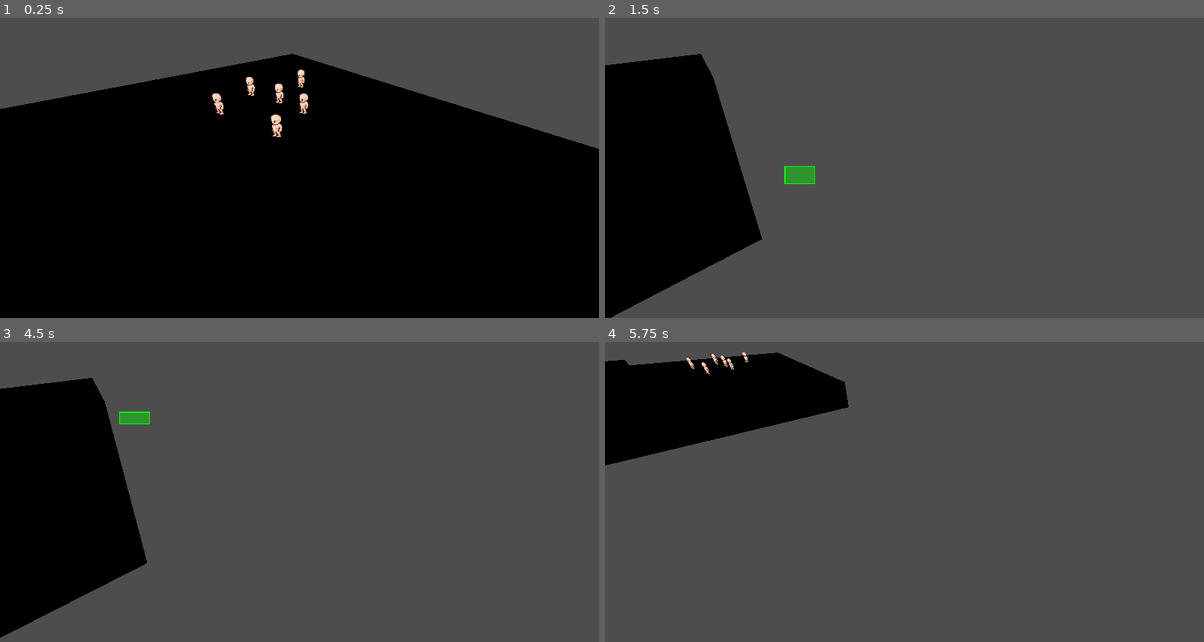
Above: before the commit, frames 1-4 (two rows, left to right).
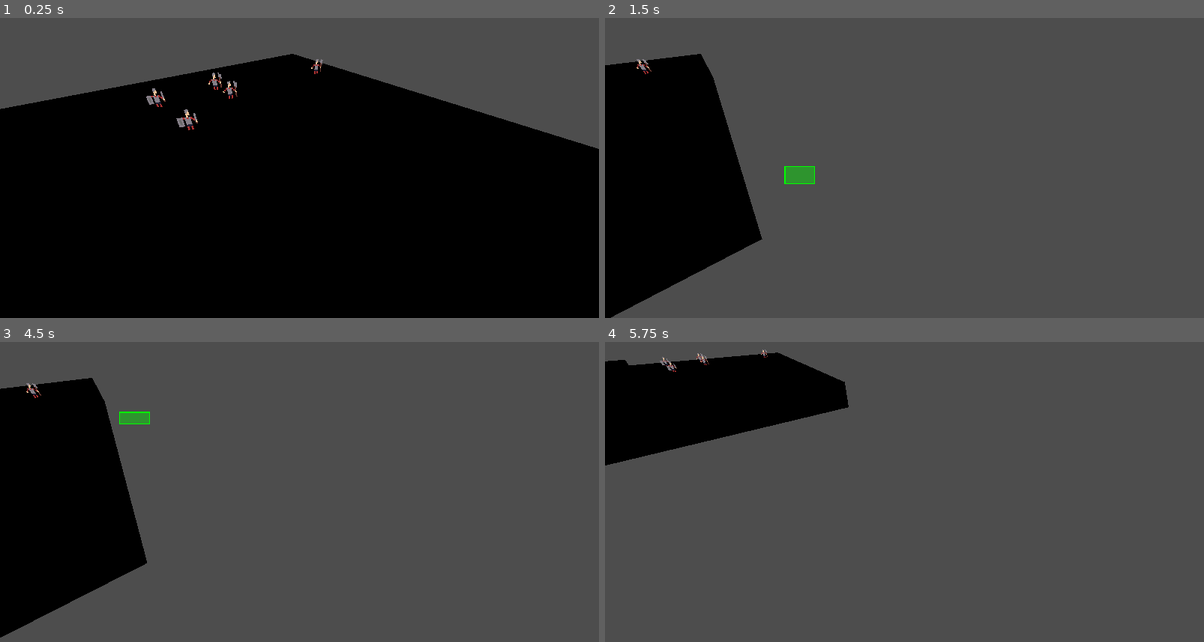
Above: after the commit, the same moments.

Repository: bragasap/gproject
Game: Godot game, scene res://test.tscn
The game is run twice, just before and just after one commit, with the same random seed, the same clock (stepped at 60 frames per second) and the same inputs.
Inputs (mouse positions are in pixels of both pictures, inside the frame that each line leads up to):
- Up to frame 1 (0.25 s): no input
- Up to frame 2 (1.5 s): move the mouse to (1036, 132) at 0.52 s; hold Right (ui_right) 0.53-1.25 s; click (1036, 132) at 0.67 s; drag from (784, 168) to (874, 216) at 1.27 s
- Up to frame 3 (4.5 s): move the mouse to (359, 399) at 2.02 s; hold Right (ui_right) 2.03-2.75 s; click (359, 399) at 2.17 s; drag from (269, 540) to (119, 423) at 2.77 s; move the mouse to (479, 525) at 3.52 s; hold Left (ui_left) 3.53-4.25 s; click (479, 525) at 3.67 s; drag from (119, 423) to (209, 390) at 4.27 s
- Up to frame 4 (5.75 s): move the mouse to (934, 474) at 5.02 s; hold Down (ui_down) from 5.03 s (still down); click (934, 474) at 5.17 s

The runs differ from the first frame. In frame 1, 0.9% of the frame differs, in the area x 24-54%, y 13-40%; in frame 2, less than 0.1%; in frame 3, less than 0.1%; in frame 4, 0.2%.

Commit message:
new basic sprites and animaton logic, will fix how I want it to look later

Diff:
--- a/dummy.tscn
+++ b/dummy.tscn
@@ -1,6 +1,6 @@
 [gd_scene format=3 uid="uid://bosc1km7wv8v"]
 
-[ext_resource type="Script" uid="uid://c8mmy58mx3l3n" path="res://basescripts/unit.gd" id="1_gtj52"]
+[ext_resource type="Script" uid="uid://c8mmy58mx3l3n" path="res://units/scripts/unit.gd" id="1_gtj52"]
 
 [sub_resource type="BoxMesh" id="BoxMesh_xmspm"]
 
--- a/test.tscn
+++ b/test.tscn
@@ -1,8 +1,9 @@
 [gd_scene format=3 uid="uid://b6vf1aji6dy38"]
 
-[ext_resource type="PackedScene" uid="uid://mgp02mkor0at" path="res://units/order/unit.tscn" id="1_37kl0"]
 [ext_resource type="PackedScene" uid="uid://ckudr8chj1kgo" path="res://player.tscn" id="2_8uh7m"]
 [ext_resource type="PackedScene" uid="uid://cepo51wy5ut1l" path="res://buildings/order/building.tscn" id="3_6uqi0"]
+[ext_resource type="PackedScene" uid="uid://dmihlktrffnsu" path="res://units/order/pikeman.tscn" id="4_ppyta"]
+[ext_resource type="PackedScene" uid="uid://cv6nd3mxh65l5" path="res://units/order/swordman.tscn" id="4_ykrsh"]
 
 [sub_resource type="NavigationMesh" id="NavigationMesh_37kl0"]
 vertices = PackedVector3Array(-4.5, 0.26236486, -4.5, -4.5, 0.26236486, 4.5, 4.5, 0.26236486, 4.5, 4.5, 0.26236486, -4.5)
@@ -17,26 +18,6 @@
 albedo_color = Color(0.1148968, 0.11489681, 0.1148968, 1)
 
 [node name="Test" type="Node3D" unique_id=1897950056]
-
-[node name="unit7" parent="." unique_id=562985554 instance=ExtResource("1_37kl0")]
-transform = Transform3D(1, 0, 0, 0, 1, 0, 0, 0, 1, 1.7189229, 0.03575495, -1.1778064)
-
-[node name="unit8" parent="." unique_id=1721048492 instance=ExtResource("1_37kl0")]
-transform = Transform3D(1, 0, 0, 0, 1, 0, 0, 0, 1, 0.91506386, -0.046022236, -0.09639406)
-
-[node name="unit9" parent="." unique_id=449320740 instance=ExtResource("1_37kl0")]
-transform = Transform3D(1, 0, 0, 0, 1, 0, 0, 0, 1, 0.4312446, 0.035755068, -1.5059831)
-maxHealth = 30.0
-
-[node name="unit5" parent="." unique_id=46743672 instance=ExtResource("1_37kl0")]
-transform = Transform3D(1, 0, 0, 0, 1, 0, 0, 0, 1, 2.6909564, 0.058766067, -1.5971729)
-
-[node name="unit4" parent="." unique_id=1208632795 instance=ExtResource("1_37kl0")]
-transform = Transform3D(1, 0, 0, 0, 1, 0, 0, 0, 1, 1.8870975, -0.023011118, -0.51576054)
-
-[node name="unit6" parent="." unique_id=400875902 instance=ExtResource("1_37kl0")]
-transform = Transform3D(1, 0, 0, 0, 1, 0, 0, 0, 1, 1.4032784, 0.058766186, -1.9253497)
-maxHealth = 30.0
 
 [node name="NavigationRegion3D" type="NavigationRegion3D" parent="." unique_id=1883380005]
 navigation_mesh = SubResource("NavigationMesh_37kl0")
@@ -61,7 +42,18 @@
 [node name="player" parent="." unique_id=1666066983 instance=ExtResource("2_8uh7m")]
 transform = Transform3D(1, 0, 0, 0, 1, 0, 0, 0, 1, -0.8771783, 1.9747307, 2.805)
 
-[node name="unit10" parent="." unique_id=418823259 instance=ExtResource("1_37kl0")]
-transform = Transform3D(1, 0, 0, 0, 1, 0, 0, 0, 1, -3.7033978, 0.058766186, -1.8332896)
-maxHealth = 30.0
+[node name="pikeman" parent="." unique_id=562985554 instance=ExtResource("4_ppyta")]
+transform = Transform3D(1, 0, 0, 0, 1, 0, 0, 0, 1, 0.9328413, 0.06603107, -2.1106439)
+
+[node name="pikeman2" parent="." unique_id=1779343230 instance=ExtResource("4_ppyta")]
+transform = Transform3D(1, 0, 0, 0, 1, 0, 0, 0, 1, 0.81924105, 0.13206214, -2.707864)
+
+[node name="pikeman3" parent="." unique_id=1802557752 instance=ExtResource("4_ppyta")]
+transform = Transform3D(1, 0, 0, 0, 1, 0, 0, 0, 1, 3.653821, 0.13206214, -2.0933192)
 faction = 2
+
+[node name="swordsman" parent="." unique_id=1054052889 instance=ExtResource("4_ykrsh")]
+transform = Transform3D(1, 0, 0, 0, 1, 0, 0, 0, 1, -0.25622916, 0.06603107, -1.2948337)
+
+[node name="swordsman2" parent="." unique_id=665346546 instance=ExtResource("4_ykrsh")]
+transform = Transform3D(1, 0, 0, 0, 1, 0, 0, 0, 1, -0.5124583, 0.13206214, -2.5896673)
--- /dev/null
+++ b/units/order/pikeman.tscn
@@ -0,0 +1,59 @@
+[gd_scene format=3 uid="uid://dmihlktrffnsu"]
+
+[ext_resource type="Script" uid="uid://c8mmy58mx3l3n" path="res://units/scripts/unit.gd" id="1_def8f"]
+[ext_resource type="Script" uid="uid://cw6hkt71fhhc8" path="res://units/scripts/combat.gd" id="2_6ew5d"]
+[ext_resource type="Script" uid="uid://dlc3tb75wno7i" path="res://units/scripts/basicanimator.gd" id="2_def8f"]
+[ext_resource type="Script" uid="uid://jrjlry6qobii" path="res://units/scripts/movement.gd" id="4_pilio"]
+[ext_resource type="Texture2D" uid="uid://r2vvqocwdws8" path="res://sprites/pikeman.png" id="5_a36rw"]
+[ext_resource type="Texture2D" uid="uid://ck3t5bweaw4ax" path="res://sprites/selector.png" id="6_n5q4u"]
+
+[sub_resource type="BoxShape3D" id="BoxShape3D_a202f"]
+size = Vector3(0.2975769, 0.47547913, 0.29101563)
+
+[sub_resource type="CylinderShape3D" id="CylinderShape3D_1sk4h"]
+height = 0.5
+radius = 1.0
+
+[node name="pikeman" type="CharacterBody3D" unique_id=562985554]
+collision_layer = 3
+collision_mask = 3
+script = ExtResource("1_def8f")
+maxHealth = 50.0
+damage = 10.0
+
+[node name="animator" type="Node" parent="." unique_id=701874025]
+script = ExtResource("2_def8f")
+
+[node name="combat" type="Node" parent="." unique_id=596114183]
+script = ExtResource("2_6ew5d")
+
+[node name="movement" type="Node" parent="." unique_id=34622256]
+script = ExtResource("4_pilio")
+
+[node name="CollisionShape3D" type="CollisionShape3D" parent="." unique_id=211941461]
+transform = Transform3D(1, 0, 0, 0, 1, 0, 0, 0, 1, -0.0043792725, 0.025367737, -0.018554688)
+shape = SubResource("BoxShape3D_a202f")
+
+[node name="NavigationAgent3D" type="NavigationAgent3D" parent="." unique_id=1082848018]
+path_desired_distance = 0.1
+target_desired_distance = 0.1
+avoidance_enabled = true
+radius = 0.2
+
+[node name="AttackRange" type="Area3D" parent="." unique_id=988537805]
+
+[node name="CollisionShape3D" type="CollisionShape3D" parent="AttackRange" unique_id=1169136827]
+shape = SubResource("CylinderShape3D_1sk4h")
+
+[node name="selector" type="Sprite3D" parent="." unique_id=372400759]
+transform = Transform3D(0.25, 0, 0, 0, -1.0927847e-08, 0.25, 0, -0.25, -1.0927847e-08, 0, -0.2, 0)
+visible = false
+texture = ExtResource("6_n5q4u")
+
+[node name="Sprite3D" type="Sprite3D" parent="." unique_id=488540348]
+transform = Transform3D(3.048871, 0, -0.44935015, 0, 3.7958276, 0, 1.5335557, 0, 0.89335567, 0, 0, 0)
+texture_filter = 0
+texture = ExtResource("5_a36rw")
+
+[connection signal="body_entered" from="AttackRange" to="combat" method="_on_attack_range_body_entered"]
+[connection signal="body_exited" from="AttackRange" to="combat" method="_on_attack_range_body_exited"]
--- /dev/null
+++ b/units/order/swordman.tscn
@@ -0,0 +1,59 @@
+[gd_scene format=3 uid="uid://cv6nd3mxh65l5"]
+
+[ext_resource type="Script" uid="uid://c8mmy58mx3l3n" path="res://units/scripts/unit.gd" id="1_6eshb"]
+[ext_resource type="Script" uid="uid://dlc3tb75wno7i" path="res://units/scripts/basicanimator.gd" id="2_2371a"]
+[ext_resource type="Script" uid="uid://cw6hkt71fhhc8" path="res://units/scripts/combat.gd" id="3_37qqf"]
+[ext_resource type="Script" uid="uid://jrjlry6qobii" path="res://units/scripts/movement.gd" id="4_85y7w"]
+[ext_resource type="Texture2D" uid="uid://ck3t5bweaw4ax" path="res://sprites/selector.png" id="5_cr5oi"]
+[ext_resource type="Texture2D" uid="uid://db0g3vcgxdq62" path="res://sprites/swordsman.png" id="6_6eshb"]
+
+[sub_resource type="BoxShape3D" id="BoxShape3D_a202f"]
+size = Vector3(0.2975769, 0.47547913, 0.29101563)
+
+[sub_resource type="CylinderShape3D" id="CylinderShape3D_1sk4h"]
+height = 0.5
+radius = 1.0
+
+[node name="swordsman" type="CharacterBody3D" unique_id=562985554]
+collision_layer = 3
+collision_mask = 3
+script = ExtResource("1_6eshb")
+maxHealth = 50.0
+damage = 10.0
+
+[node name="animator" type="Node" parent="." unique_id=701874025]
+script = ExtResource("2_2371a")
+
+[node name="combat" type="Node" parent="." unique_id=596114183]
+script = ExtResource("3_37qqf")
+
+[node name="movement" type="Node" parent="." unique_id=34622256]
+script = ExtResource("4_85y7w")
+
+[node name="CollisionShape3D" type="CollisionShape3D" parent="." unique_id=211941461]
+transform = Transform3D(1, 0, 0, 0, 1, 0, 0, 0, 1, -0.0043792725, 0.025367737, -0.018554688)
+shape = SubResource("BoxShape3D_a202f")
+
+[node name="NavigationAgent3D" type="NavigationAgent3D" parent="." unique_id=1082848018]
+path_desired_distance = 0.1
+target_desired_distance = 0.1
+avoidance_enabled = true
+radius = 0.2
+
+[node name="AttackRange" type="Area3D" parent="." unique_id=988537805]
+
+[node name="CollisionShape3D" type="CollisionShape3D" parent="AttackRange" unique_id=1169136827]
+shape = SubResource("CylinderShape3D_1sk4h")
+
+[node name="selector" type="Sprite3D" parent="." unique_id=372400759]
+transform = Transform3D(0.25, 0, 0, 0, -1.0927847e-08, 0.25, 0, -0.25, -1.0927847e-08, 0, -0.2, 0)
+visible = false
+texture = ExtResource("5_cr5oi")
+
+[node name="Sprite3D" type="Sprite3D" parent="." unique_id=488540348]
+transform = Transform3D(3.048871, 0, -0.44935015, 0, 3.7958276, 0, 1.5335557, 0, 0.89335567, 0, 0, 0)
+texture_filter = 0
+texture = ExtResource("6_6eshb")
+
+[connection signal="body_entered" from="AttackRange" to="combat" method="_on_attack_range_body_entered"]
+[connection signal="body_exited" from="AttackRange" to="combat" method="_on_attack_range_body_exited"]
--- a/units/order/unit.tscn
+++ b/units/order/unit.tscn
@@ -1,10 +1,10 @@
 [gd_scene format=3 uid="uid://mgp02mkor0at"]
 
 [ext_resource type="Texture2D" uid="uid://bu7qae08t14ds" path="res://sprites/character-spritesheet.png" id="1_a202f"]
-[ext_resource type="Script" uid="uid://c8mmy58mx3l3n" path="res://basescripts/unit.gd" id="1_ctwoc"]
-[ext_resource type="Script" uid="uid://bntclawtsl6er" path="res://basescripts/animator.gd" id="2_1sk4h"]
-[ext_resource type="Script" uid="uid://jrjlry6qobii" path="res://basescripts/movement.gd" id="2_5wnup"]
-[ext_resource type="Script" uid="uid://cw6hkt71fhhc8" path="res://basescripts/combat.gd" id="2_baxm0"]
+[ext_resource type="Script" uid="uid://c8mmy58mx3l3n" path="res://units/scripts/unit.gd" id="1_ctwoc"]
+[ext_resource type="Script" uid="uid://bntclawtsl6er" path="res://units/scripts/animator.gd" id="2_1sk4h"]
+[ext_resource type="Script" uid="uid://jrjlry6qobii" path="res://units/scripts/movement.gd" id="2_5wnup"]
+[ext_resource type="Script" uid="uid://cw6hkt71fhhc8" path="res://units/scripts/combat.gd" id="2_baxm0"]
 [ext_resource type="Texture2D" uid="uid://ck3t5bweaw4ax" path="res://sprites/selector.png" id="6_baxm0"]
 
 [sub_resource type="Animation" id="Animation_a0tk4"]
--- /dev/null
+++ b/units/scripts/basicanimator.gd
@@ -0,0 +1,43 @@
+extends Node
+@onready var comb=$"../combat"
+@onready var mov =$"../movement"
+@onready var sprite = $"../Sprite3D"
+var flash_time := 0.0
+var flash_duration := 0.5
+var flashing := false
+var attacking := false
+var attack_time := 0.0
+var attack_duration := 1.0
+var start_y := 0.0
+var time := 0.0
+var amplitude := 0.01 # how high it moves
+var speed := 20      # how fast it bounces
+
+func start_flash():
+	flash_time = 0.0
+	flashing = true
+func start_attack():
+	attack_time = 0.0
+	attacking = true
+func _process(delta):
+
+	if get_parent().velocity.x < 0:
+		sprite.flip_h = true
+	else:
+		sprite.flip_h = false
+	if get_parent().velocity !=Vector3(0,0,0):
+		time += delta
+		sprite.position.y = start_y + sin(time * speed) * amplitude
+	if flashing:
+		flash_time += delta
+		var t = flash_time / flash_duration
+		sprite.modulate = Color(1, 0, 0).lerp(Color(1, 1, 1), t)
+		if flash_time >= flash_duration:
+			sprite.modulate = Color(1, 1, 1)
+			flashing = false
+	if attacking:
+		attack_time += delta
+		var t2 = attack_time / attack_duration
+		sprite.rotation_degrees.z = lerp(-30, 0, t2)
+		if attack_time >= attack_duration:
+			attacking = false
--- a/basescripts/combat.gd
+++ b/units/scripts/combat.gd
@@ -21,6 +21,7 @@
 	closest = get_closest()
 	#idk if I need to do this but uh better safe then sorry
 	if(is_instance_valid(body)):
+		animationController.start_attack()
 		body.hit(get_parent().damage,get_parent().apValue)
 		if (body.health<=0):
 			body.kill()
--- /dev/null
+++ b/units/scripts/shaders/hit.gdshader
@@ -0,0 +1,10 @@
+shader_type canvas_item;
+
+uniform vec4 flash_color : source_color;
+uniform float flash_value : hint_range(0.0, 1.0, 0.1);
+
+void fragment() {
+	vec4 texture_color = texture(TEXTURE, UV);
+	COLOR = mix(texture_color, flash_color, flash_value);
+	COLOR.a = texture_color.a;
+}
--- a/basescripts/unit.gd
+++ b/units/scripts/unit.gd
@@ -13,7 +13,7 @@
 ##will be used as an array of ints for friendly, if not in the list assumed hostile
 @export var friendly:Array
 ##this is causing issue fix later, its assume what cam to use due to becoming a packed scene
-
+@onready var animator = get_node("animator")
 @onready var cam: Camera3D = $"../player/Camera3D"
 func _ready() -> void:
 	add_to_group("team_%d" % faction)
@@ -34,6 +34,7 @@
 	#print(global_transform)
 func hit(x:float,_y:int):
 	health = health - x
+	animator.start_flash()
 func setMaxHealth(x:float):
 	maxHealth = x
 func setArmor(x:int):
--- a/units/undead/zombie.tscn
+++ b/units/undead/zombie.tscn
@@ -1,9 +1,9 @@
 [gd_scene format=3 uid="uid://dfnfbej3bpd7l"]
 
-[ext_resource type="Script" uid="uid://c8mmy58mx3l3n" path="res://basescripts/unit.gd" id="1_lnshm"]
-[ext_resource type="Script" uid="uid://cw6hkt71fhhc8" path="res://basescripts/combat.gd" id="2_x5rsa"]
-[ext_resource type="Script" uid="uid://bntclawtsl6er" path="res://basescripts/animator.gd" id="3_ogcpr"]
-[ext_resource type="Script" uid="uid://jrjlry6qobii" path="res://basescripts/movement.gd" id="4_i82o5"]
+[ext_resource type="Script" uid="uid://c8mmy58mx3l3n" path="res://units/scripts/unit.gd" id="1_lnshm"]
+[ext_resource type="Script" uid="uid://cw6hkt71fhhc8" path="res://units/scripts/combat.gd" id="2_x5rsa"]
+[ext_resource type="Script" uid="uid://bntclawtsl6er" path="res://units/scripts/animator.gd" id="3_ogcpr"]
+[ext_resource type="Script" uid="uid://jrjlry6qobii" path="res://units/scripts/movement.gd" id="4_i82o5"]
 [ext_resource type="Texture2D" uid="uid://b54xapoovkw2x" path="res://sprites/Zombie.png" id="5_lnshm"]
 [ext_resource type="Texture2D" uid="uid://ck3t5bweaw4ax" path="res://sprites/selector.png" id="6_x4h2d"]
 
Binary file added: sprites/pikeman.png
Not shown, added: sprites/pikeman.png.import
Binary file added: sprites/swordsman.png
Not shown, added: sprites/swordsman.png.import
Binary file added: temp/XD.ase
Binary file added: temp/arrow.ase
Binary file added: temp/church(?).ase
Binary file added: temp/demon?.ase
Binary file added: temp/fireball.ase
Binary file added: temp/fork.ase
Binary file added: temp/greaterimp.ase
Binary file added: temp/humie.ase
(and 18 more such lines)
